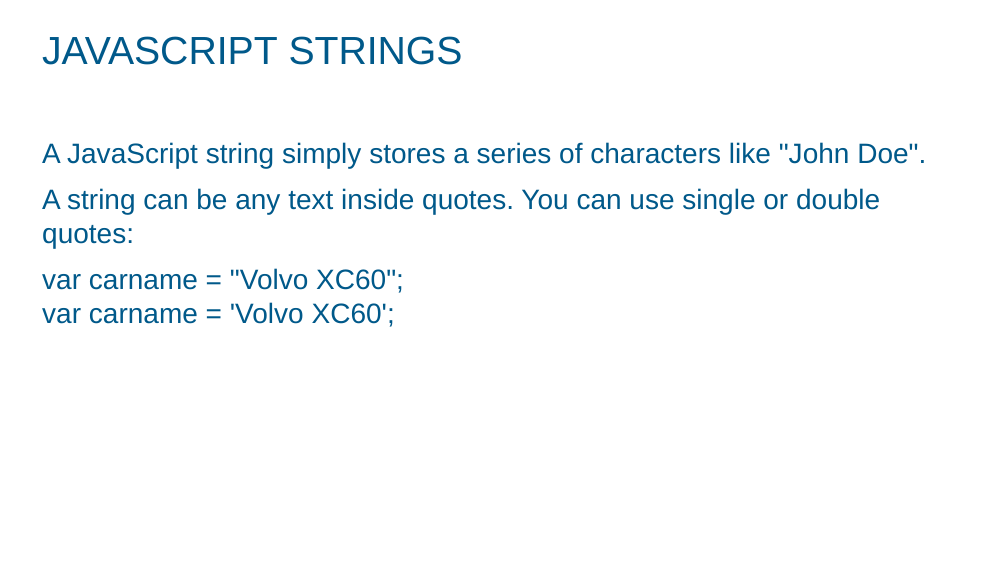
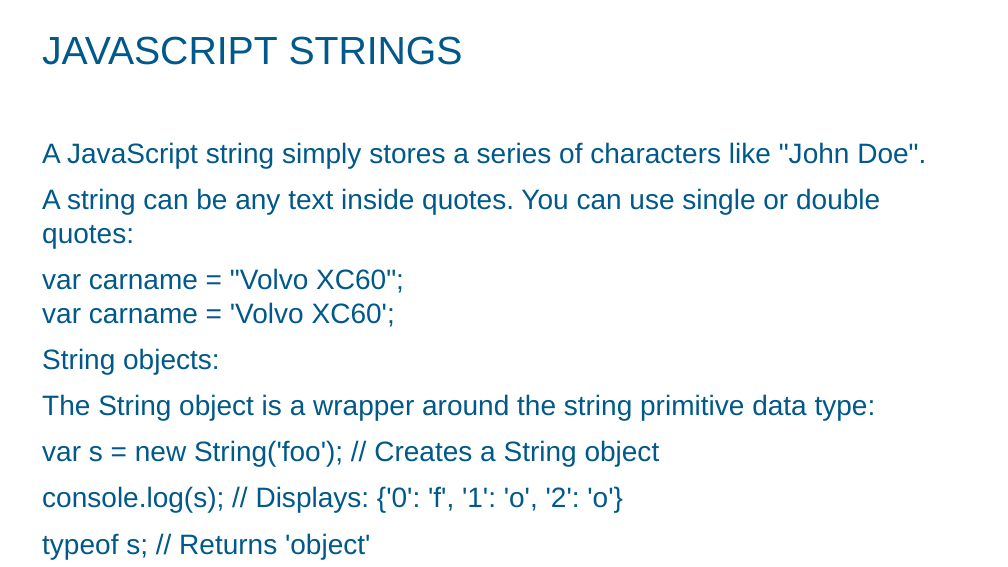
Before and after one commit to ashok07iet/java-script-sample-code, a slide deck: slide 67 of doc/javascript.pptx (slide 47 before the commit). Drawn at 1008x567 pixels with LibreOffice and Linux fonts; fonts in the diff are those of the drawing; background and template pictures are left out. Boxes give left, top, right and bottom in pixels: in the first picture for what was removed or moved away, otherwise in the second. Text is boxed around its words. In the diff, an @@ line names an element or a change of style, - is before the commit and + after.

```diff
--- a/doc/javascript.pptx
+++ b/doc/javascript.pptx
@@ text at (42,348,876,559): paragraphs added @@
+String objects:
+The String object is a wrapper around the string primitive data type:
+var s = new String('foo'); // Creates a String object
+console.log(s); // Displays: {'0': 'f', '1': 'o', '2': 'o'}
+typeof s; // Returns 'object'
```
Also in this commit, not shown: 1 other slide changed, 29 slides added, 2 other files.
